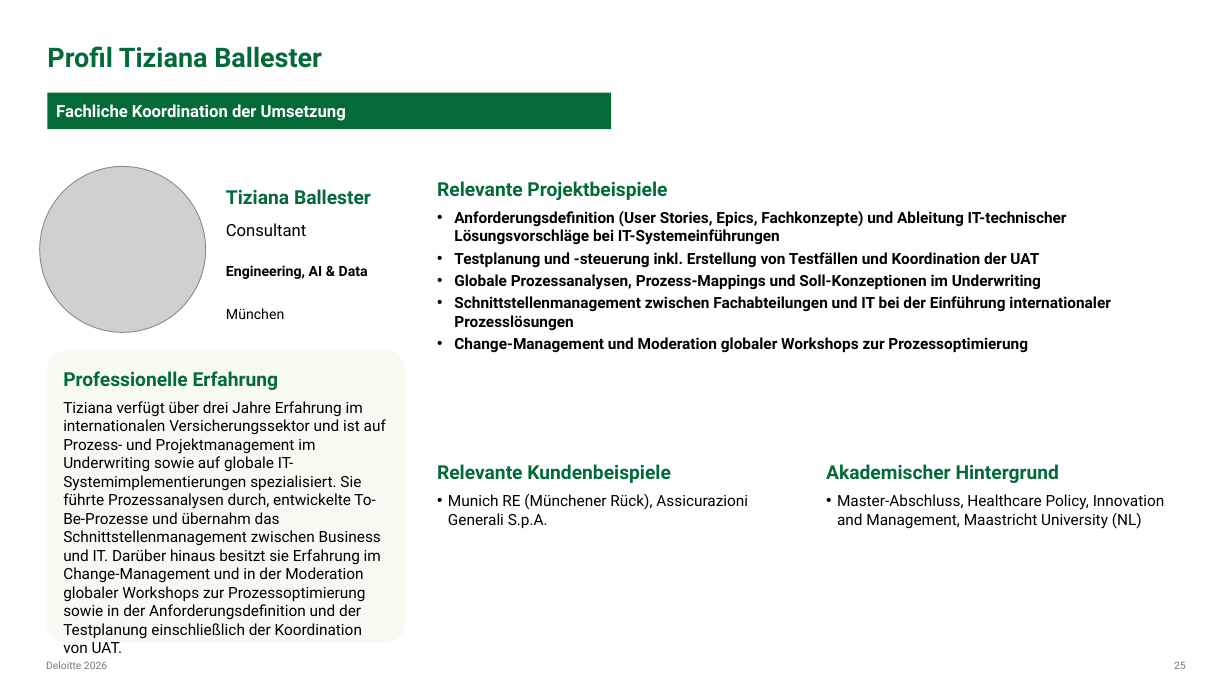
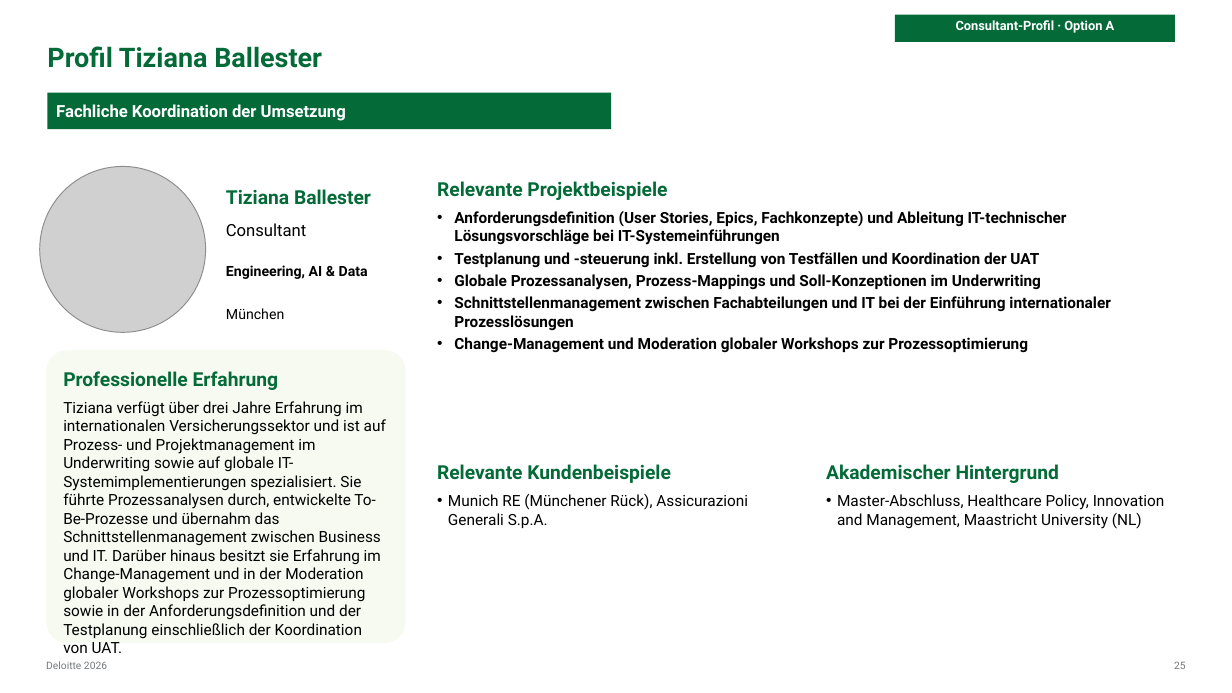
Before and after one commit to brenneisen-e/01_ki-arbeitsplatz, a slide deck: slide 25 of Bestandsuebertragung/kontextdokumente/20260702_ERGO_HR Sales_Makler meets KI_Angebot Deloitte_vworking.pptx. Drawn at 1232x693 pixels with LibreOffice and Linux fonts; fonts in the diff are those of the drawing; grey boxes stand for pictures. Boxes give left, top, right and bottom in pixels: in the first picture for what was removed or moved away, otherwise in the second. Text is boxed around its words. In the diff, an @@ line names an element or a change of style, - is before the commit and + after.

```diff
--- a/Bestandsuebertragung/kontextdokumente/20260702_ERGO_HR Sales_Makler meets KI_Angebot Deloitte_vworking.pptx
+++ b/Bestandsuebertragung/kontextdokumente/20260702_ERGO_HR Sales_Makler meets KI_Angebot Deloitte_vworking.pptx
@@ rectangle added at [896,15,1176,43], fill #046A38, 10 pt, text #FFFFFF, bold @@
+Consultant-Profil · Option A
```
Also in this commit, not shown: 2 other slides changed, 1 slide added.
